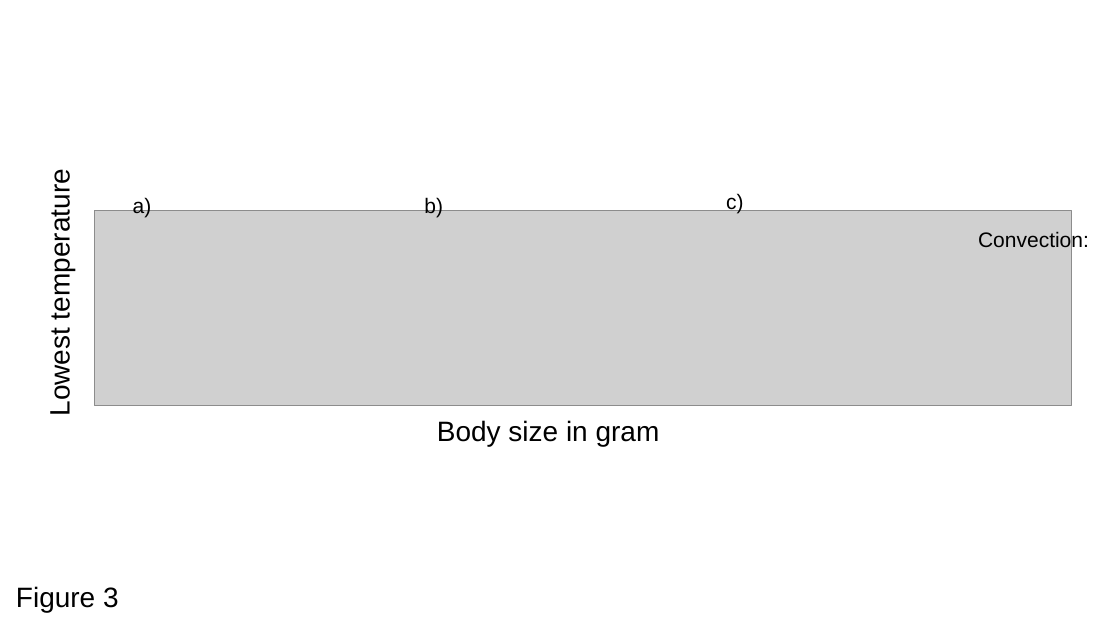
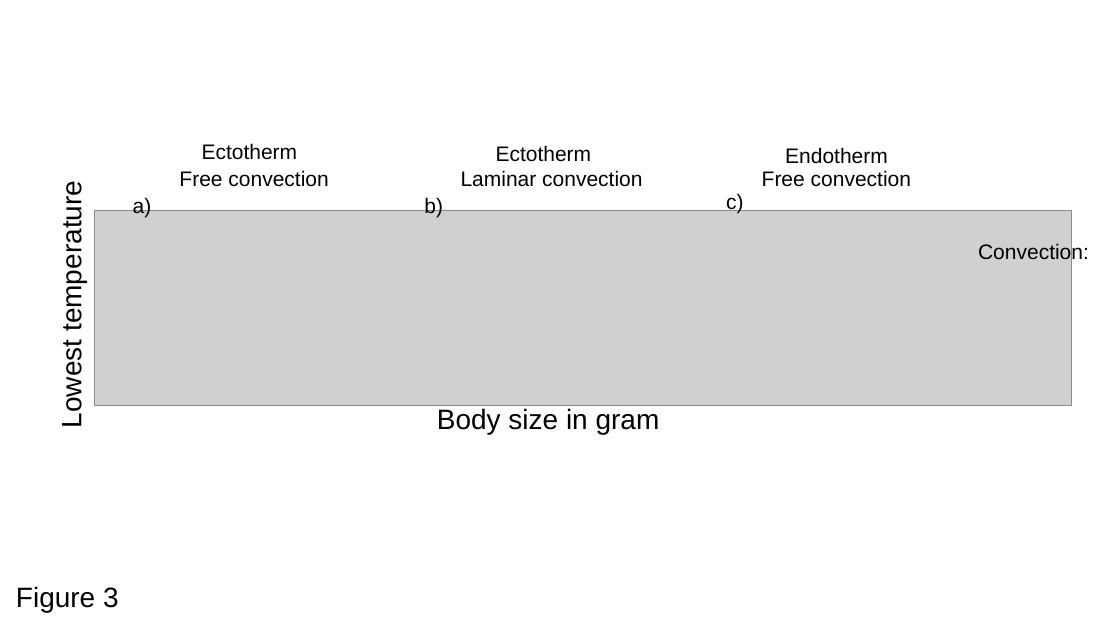
Before and after one commit to ramiadantsoa/energy_budget, a slide deck: slide 3 of ms_fig/ms_fig_2.pptx. Drawn at 1120x630 pixels with LibreOffice and Linux fonts; fonts in the diff are those of the drawing; grey boxes stand for pictures. Boxes give left, top, right and bottom in pixels: in the first picture for what was removed or moved away, otherwise in the second. Text is boxed around its words. In the diff, an @@ line names an element or a change of style, - is before the commit and + after.

```diff
--- a/ms_fig/ms_fig_2.pptx
+++ b/ms_fig/ms_fig_2.pptx
@@ text added at (x1=202, y1=143, x2=298, y2=160), 18 pt, text #000000 @@
+Ectotherm
@@ text added at (x1=496, y1=145, x2=592, y2=162), 18 pt, text #000000 @@
+Ectotherm
@@ text added at (x1=785, y1=147, x2=888, y2=164), 18 pt, text #000000 @@
+Endotherm
@@ text "Lowest temperature" moved from (x1=44, y1=184, x2=75, y2=414) to (x1=56, y1=196, x2=87, y2=426) @@
@@ text added at (x1=179, y1=170, x2=328, y2=187), 18 pt, text #000000 @@
+Free convection
@@ text added at (x1=461, y1=170, x2=642, y2=187), 18 pt, text #000000 @@
+Laminar convection
@@ text added at (x1=762, y1=170, x2=911, y2=187), 18 pt, text #000000 @@
+Free convection
@@ text "Convection:" moved from (x1=978, y1=230, x2=1089, y2=251) to (x1=978, y1=242, x2=1089, y2=263) @@
@@ text "Body size in gram" moved from (x1=437, y1=420, x2=660, y2=446) to (x1=437, y1=408, x2=660, y2=435) @@
```
Also in this commit, not shown: 3 other slides changed, 3 other files.
